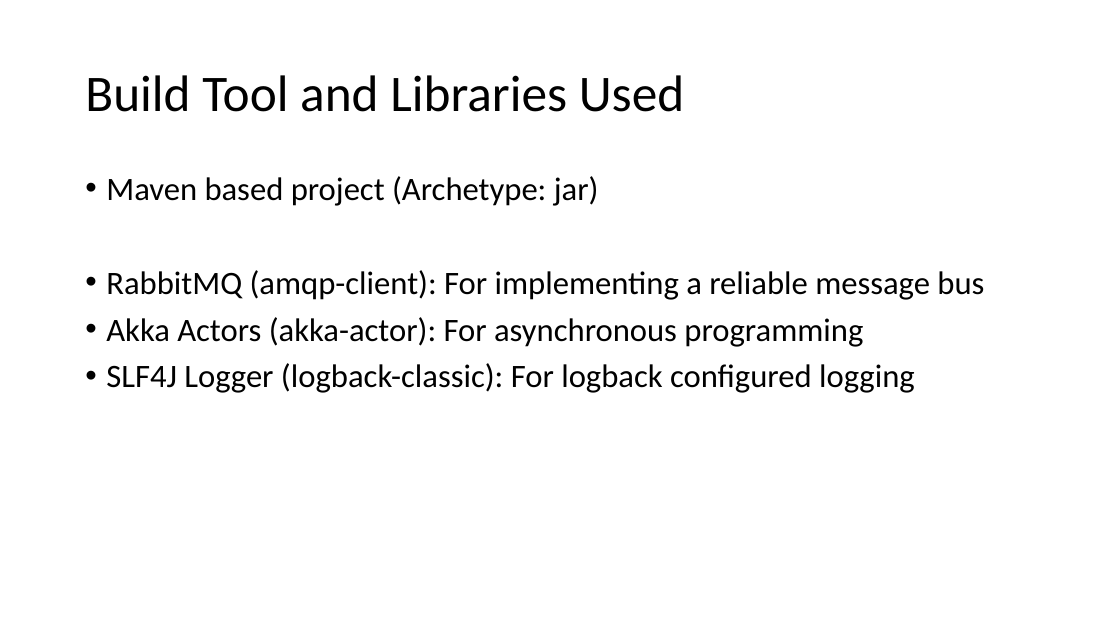
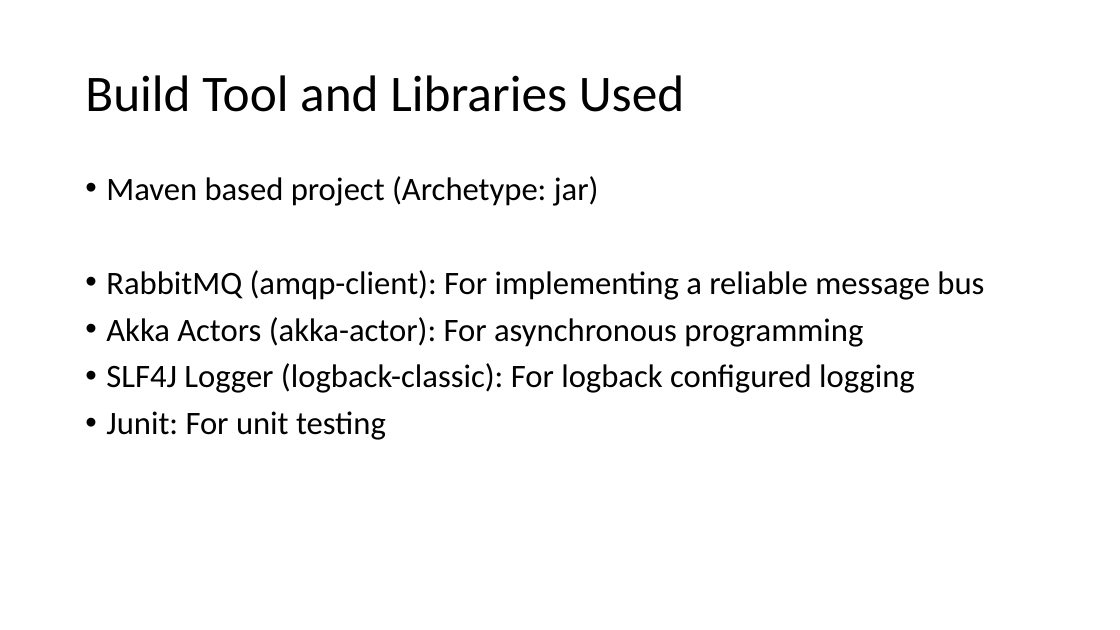
Before and after one commit to chavalipraveen/CodingExerciseAsyncRPCClientServer, a slide deck: slide 8 of RPC Service - Coding Challenge.pptx. Drawn at 1120x630 pixels with LibreOffice and Linux fonts; fonts in the diff are those of the drawing. Boxes give left, top, right and bottom in pixels: in the first picture for what was removed or moved away, otherwise in the second. Text is boxed around its words. In the diff, an @@ line names an element or a change of style, - is before the commit and + after.

Commit message:
Added JUnit dependency to pom.xml of RPCServer

```diff
--- a/RPC Service - Coding Challenge.pptx
+++ b/RPC Service - Coding Challenge.pptx
@@ text at box(106, 411, 386, 440): paragraph added @@
+• Junit: For unit testing
```
Also in this commit, not shown: 1 other file.
